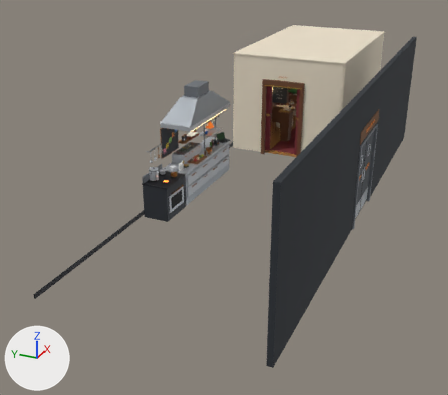
What one commit did to the glTF model src/assets/poste.glb.
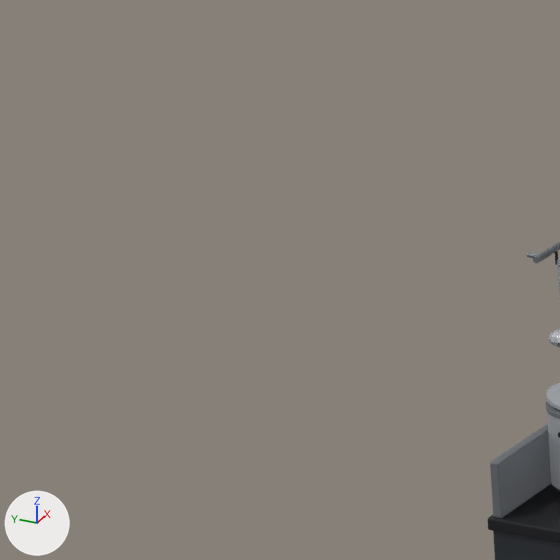
The first picture shows the older version from a camera (50 mm lens) standing at (-14.47, -7.29, 6.98) and looking at (-0.23, -0.88, -0.14). The close-ups show the older and then the newer version on the part from 18% to 34% of the width and 31% to 48% of the height of that picture. Only the edits that show in the close-ups are written down. The lights are fixed; the arrows at lower left show +X, +Y and +Z. Where no turn or scale is listed for an object, it has been applied to the vertices.

The older version as bpy lines, for what is in view:
```python
me_cube_122 = bpy.data.meshes.new('Cube.122')
me_cube_122.from_pydata(...)  # 56 vertices, 108 faces; spans x -0.475..0.475, y -0.34..0.34, z -0.44..0.44
me_cube_122.materials.append(mat_dark_metal)  # dark grey #3f4349
me_cube_124 = bpy.data.meshes.new('Cube.124')
me_cube_124.from_pydata(...)  # 56 vertices, 108 faces; spans x -0.475..0.475, y -0.015..0.015, z -0.09..0.09
me_cube_124.materials.append(mat_inox_dark)  # grey #7c8187
me_cylinder_075 = bpy.data.meshes.new('Cylinder.075')
me_cylinder_075.from_pydata(...)  # 224 vertices, 424 faces; spans x -0.153..0.153, y -0.122..0.122, z -0.146..0.146
# faces by material slot: [216, 108, 100]
me_cylinder_075.materials.append(mat_inox_bright)  # light grey #c9cdd2
me_cylinder_075.materials.append(mat_inox_dark)  # grey #7c8187
me_cylinder_075.materials.append(mat_iron)  # dark grey #2e2f33
ob_piano_body = bpy.data.objects.new('piano_body', me_cube_122)
ob_piano_body.location = (-1.95, 0.0, 0.44)
ob_piano_splash = bpy.data.objects.new('piano_splash', me_cube_124)
ob_piano_splash.location = (-1.95, 0.32, 1.01)
ob_zone_pot = bpy.data.objects.new('zone_pot', me_cylinder_075)
ob_zone_pot.location = (-2.15, 0.164, 1.116)
# also in view: 'piano_top' at (-1.95, 0.0, 0.9)
```
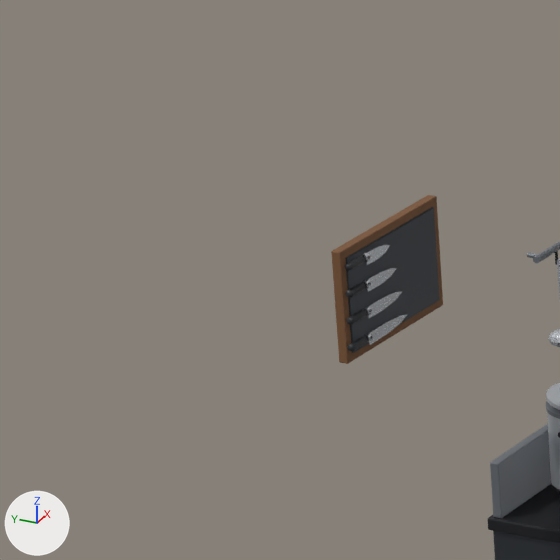
Changed parts and their boxes [x1, y1, x2, y2] in the close-ups (560 x 560 px):
```json
{"object": "vitrine_couteaux", "change": "added", "after": [331, 195, 443, 364], "faces in mat_dark_metal (dark grey #3f4349)": [345, 207, 440, 353], "faces in mat_wood_dark (brown #7d5738)": [331, 195, 443, 364], "faces in mat_knife_steel (light grey #d3d7dc)": [361, 245, 408, 345], "faces in mat_knife_handle (dark grey #2a2c30)": [345, 256, 367, 352]}
```

Scene script edits in JSON lines:
```json
{"op": "add", "block": "me_cube_116", "code": ["me_cube_116 = bpy.data.meshes.new('Cube.116')", "me_cube_116.from_pydata(...)  # 1086 vertices, 2076 faces; spans x -0.263..0.263, y -0.029..0.029, z -0.17..0.17", "# faces by material slot: [108, 108, 660, 1200]", "me_cube_116.materials.append(mat_wood_dark)  # brown #7d5738", "me_cube_116.materials.append(mat_dark_metal)  # dark grey #3f4349", "me_cube_116.materials.append(mat_knife_steel)  # light grey #d3d7dc", "me_cube_116.materials.append(mat_knife_handle)  # dark grey #2a2c30"]}
{"op": "add", "block": "ob_vitrine_couteaux", "code": ["ob_vitrine_couteaux = bpy.data.objects.new('vitrine_couteaux', me_cube_116)", "ob_vitrine_couteaux.location = (-2.753, 0.421, 1.78)"]}
```
